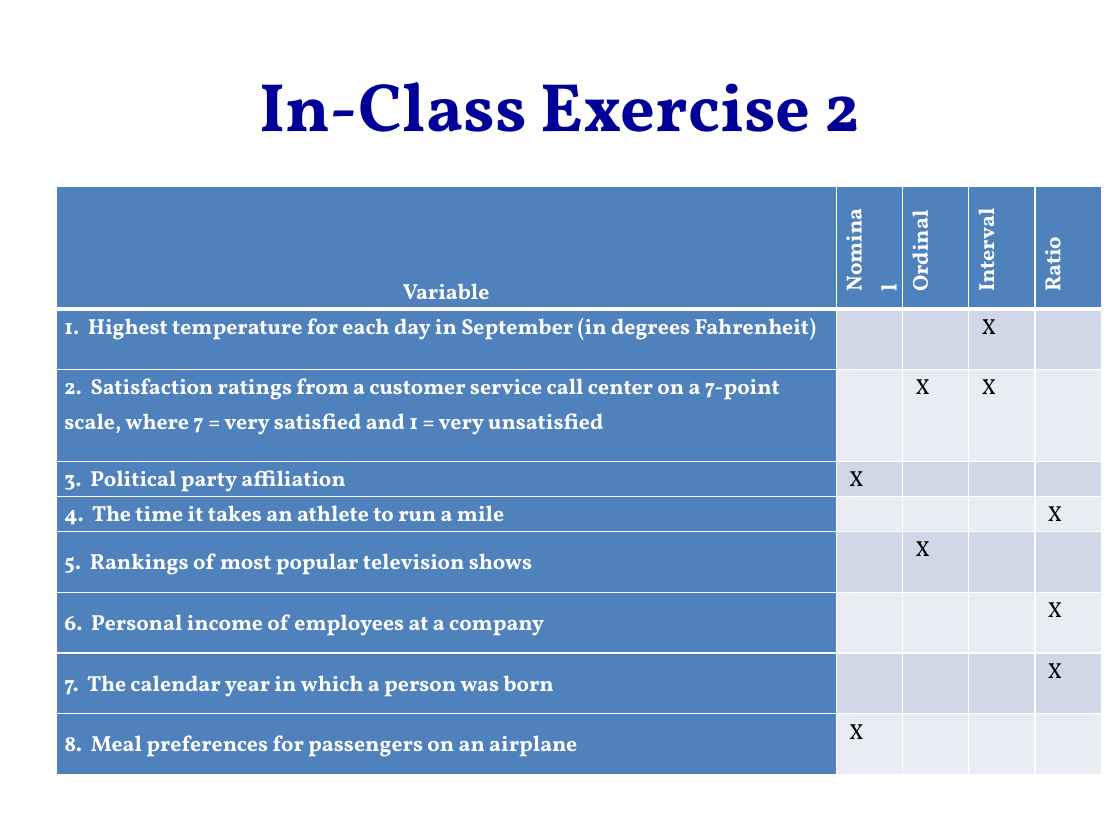
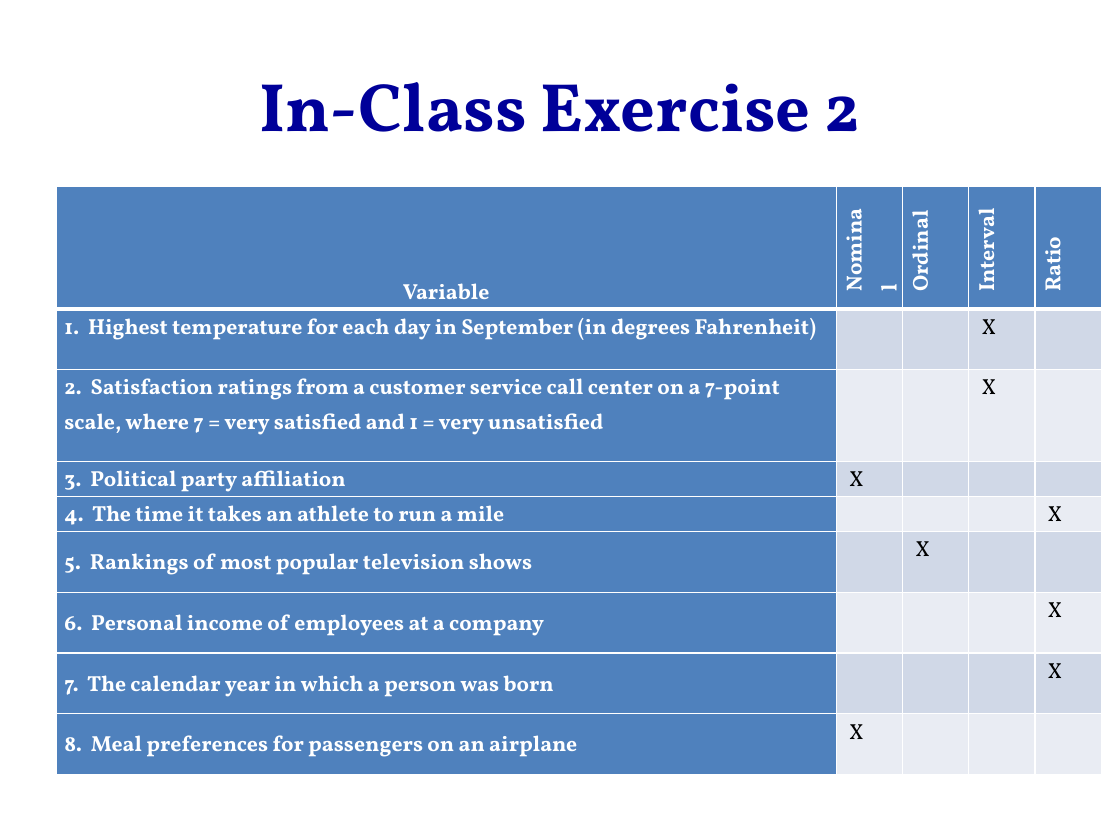
Before and after one commit to hejibo/Psychological-Statistics, a slide deck: slide 6 of Lecture 2- Describing Your Data/Lecture 2- Describing Your Data.pptx. Drawn at 1120x840 pixels with LibreOffice and Linux fonts; fonts in the diff are those of the drawing. Boxes give left, top, right and bottom in pixels: in the first picture for what was removed or moved away, otherwise in the second. Text is boxed around its words. In the diff, an @@ line names an element or a change of style, - is before the commit and + after.

```diff
--- a/Lecture 2- Describing Your Data/Lecture 2- Describing Your Data.pptx
+++ b/Lecture 2- Describing Your Data/Lecture 2- Describing Your Data.pptx
@@ table at bbox=[56, 187, 1101, 775] @@
-row 3, column 3: X
+row 3, column 3: 
```
Also in this commit, not shown: 2 other slides changed, 2 other files.
